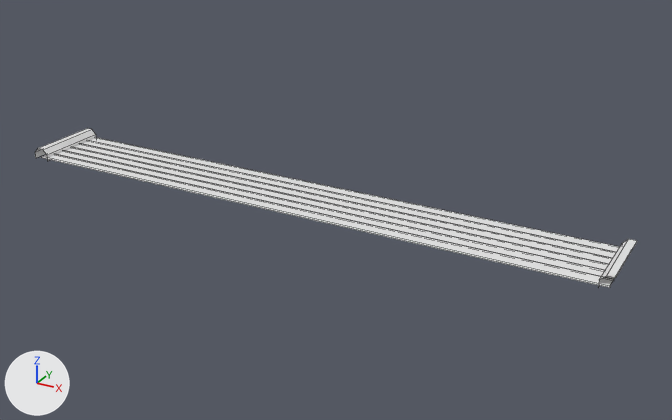
The FBX model Assets/Graphics/Environement/route/sol.fbx: old version first, new version second.
One viewpoint serves both versions: a 50 mm camera at (5.77, -9.35, 4.6) aimed at (0.54, 0.15, -0.16). Lighting does not change. The marker at lower left points along +X, +Y and +Z. Mesh edges are drawn as thin lines. Where no turn or scale is listed for an object, it has been applied to the vertices.
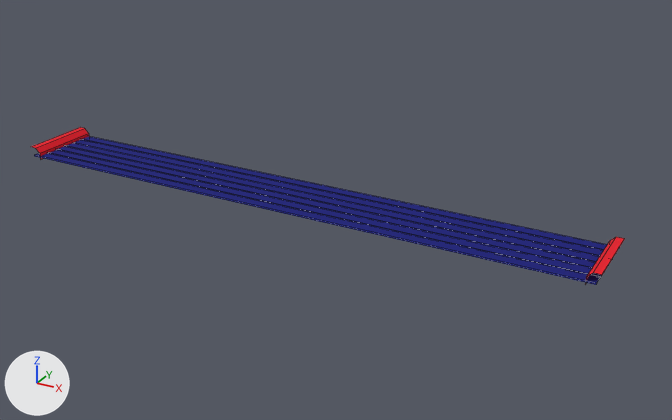
What differs and where, as boxes [x1, y1, x2, y2] in the pictures (672 x 420 px; the box of a moved part takes in the faces that stretch with it):
'Plane.008', reshaped: before [35, 129, 637, 288]; after [32, 127, 625, 285]
part 1 of me_plane_011, moved or reshaped: before [598, 239, 637, 287]; after [585, 237, 625, 285]
part 2 of me_plane_011, added (red): after [32, 127, 89, 160]
part 3 of me_plane_011, moved or reshaped: before [41, 138, 619, 288]; after [34, 136, 607, 285]
part 4 of me_plane_011, deleted: before [35, 129, 96, 161]

What changed in the scene script:
```text
Add mat_néon:
    mat_néon = principled_material('néon')
    mat_néon.base_color = (0.8, 0.00335, 0.0158)  # red #e70b22
    mat_néon.roughness = 1.0
Add mat_sol:
    mat_sol = principled_material('sol')
    mat_sol.base_color = (0.000426, 0.00344, 0.19)  # dark blue #010b79
    mat_sol.roughness = 1.0
Change me_plane_011:
    where me_plane_011.from_pydata(...)  # 60 vertices, 26 faces; spans x -3.98..4.25, y -0.5..0.5, z -0.06..0.1
    used by ob_plane_008; location = (0.0, 0.0, 0.0)
    me_plane_011 part 1: the loose piece of 8 vertices spanning x 4.02..4.18, y -0.5..0.5, z -0.06..0.1 is moved by (-0.14, 0.0, 0.0), in mat_néon (red #e70b22)
    me_plane_011 part 2: the loose piece of 8 vertices spanning x 4.02..4.18, y -0.5..0.5, z -0.06..0.1 is copied, and the copy is scaled about its middle by (-1, 0.996, 1), then moved by (-8.07, 0.0, 0.0), in mat_néon (red #e70b22); it spans x -4.05..-3.89, y -0.5..0.5, z -0.06..0.1
    me_plane_011 part 3: the loose piece of 38 vertices spanning x -3.86..4.14, y -0.5..0.5, z -0.03..-0.01 is moved by (-0.14, 0.0, 0.0), in mat_sol (dark blue #010b79)
    me_plane_011 part 4: the loose piece of 12 vertices spanning x -3.98..-3.75, y -0.5..0.5, z -0.06..0.1 is deleted
    add me_plane_011.materials.append(mat_néon)  # red #e70b22
    add me_plane_011.materials.append(mat_sol)  # dark blue #010b79
```
